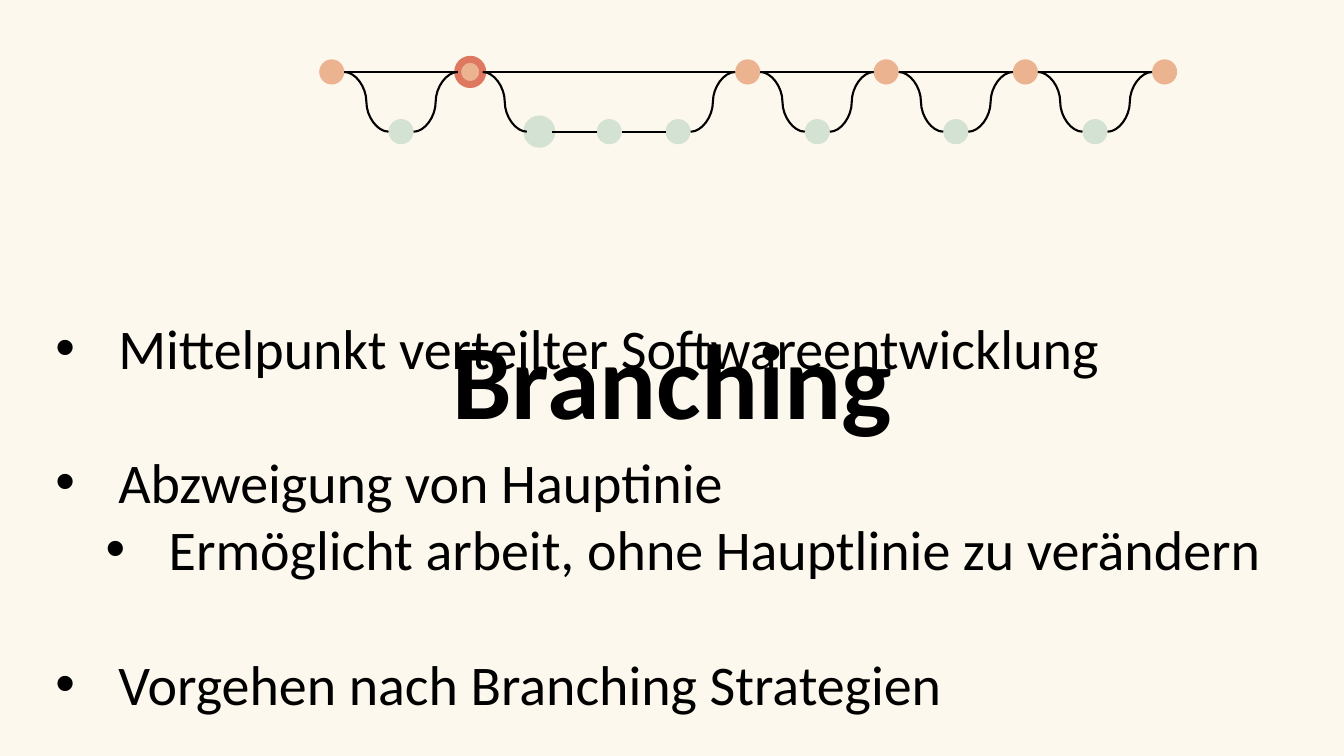
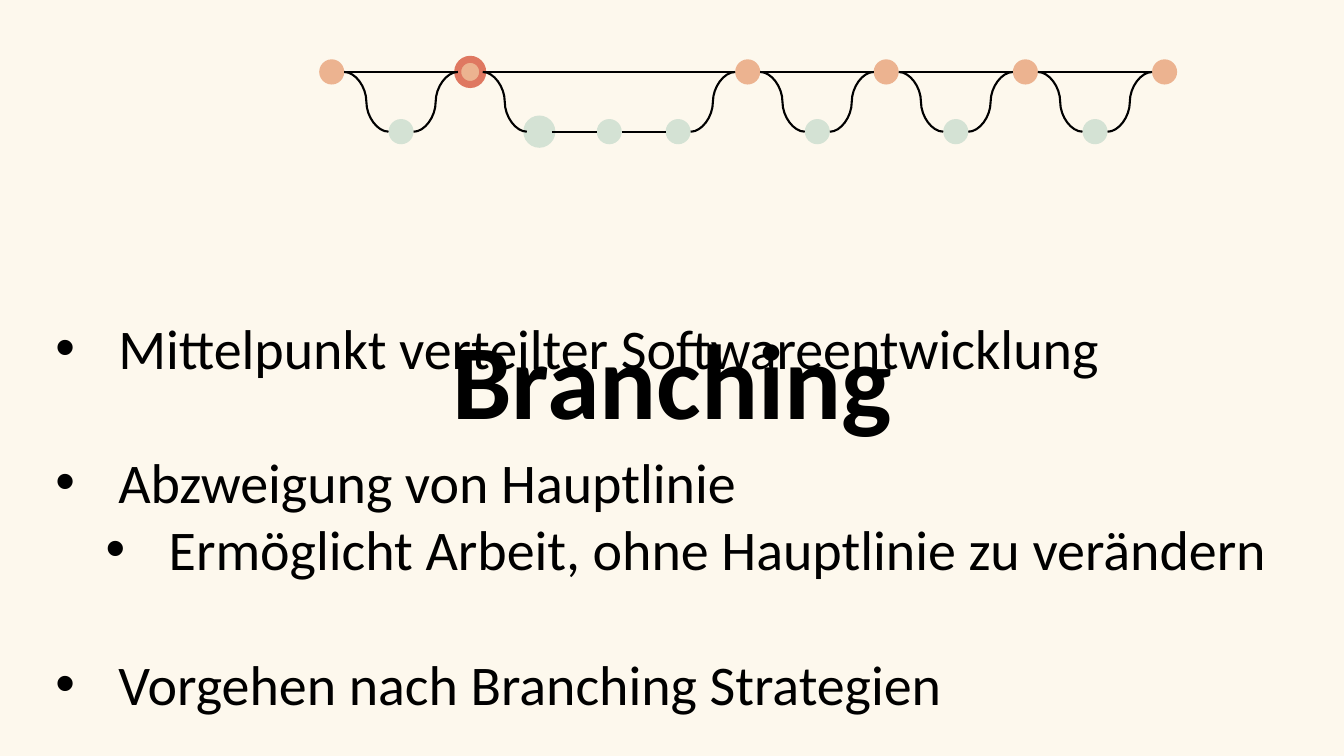
Before and after one commit to coloph0nius/SWEN, a slide deck: slide 5 of GITDesign.pptx. Drawn at 1344x756 pixels with LibreOffice and Linux fonts; fonts in the diff are those of the drawing; background and template pictures are left out. Boxes give left, top, right and bottom in pixels: in the first picture for what was removed or moved away, otherwise in the second. Text is boxed around its words. In the diff, an @@ line names an element or a change of style, - is before the commit and + after.

Commit message:
fixed typos in presentation

```diff
--- a/GITDesign.pptx
+++ b/GITDesign.pptx
@@ text at (x1=118, y1=464, x2=1266, y2=580): text changed @@
-• Abzweigung von Hauptinie
-  • Ermöglicht arbeit, ohne Hauptlinie zu verändern
+• Abzweigung von Hauptlinie
+  • Ermöglicht Arbeit, ohne Hauptlinie zu verändern
```
Also in this commit, not shown: 2 other slides changed.
